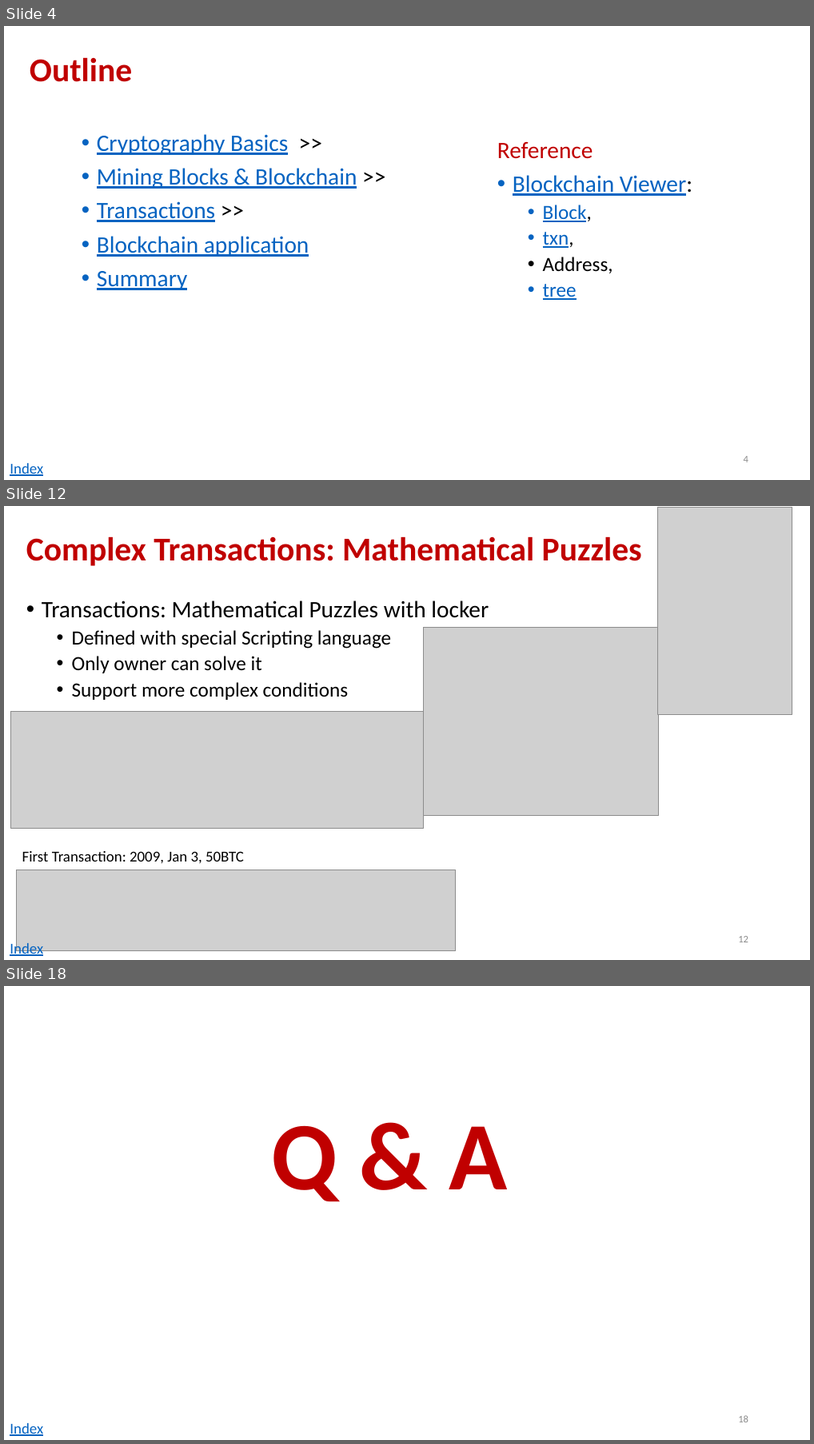
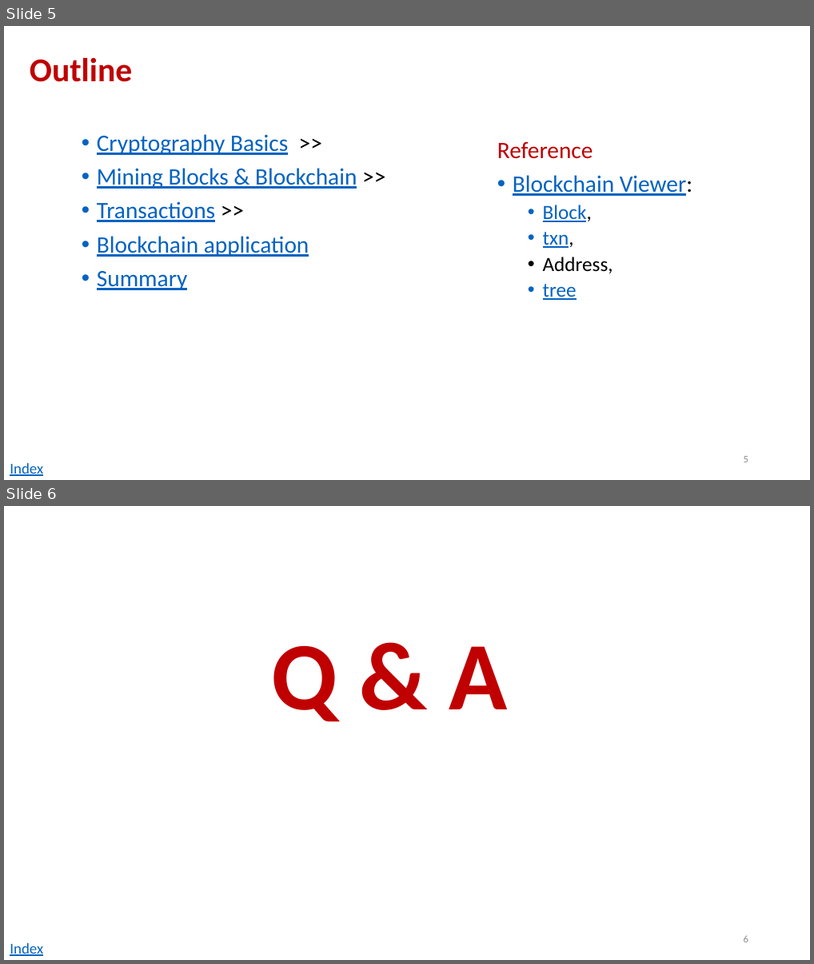
Before and after one commit to andyplusplus/blockchain, a slide deck: how_bitcoin_works/home.pptx. Shown one above the other, each under a label of ours: slides 4, 12 and 18 before the commit, slides 5 and 6 after it; the slides between them are not shown. The pictures are 814x1444 and 814x964 pixels, drawn with LibreOffice and Linux fonts; fonts in the diff are those of the drawing; grey boxes stand for pictures. Boxes give left, top, right and bottom in pixels: in the first picture for what was removed or moved away, otherwise in the second. Text is boxed around its words. In the diff, an @@ line names an element or a change of style, - is before the commit and + after.

```diff
--- a/how_bitcoin_works/home.pptx
+++ b/how_bitcoin_works/home.pptx
@@ slide 12 removed at (4, 506, 810, 960), background #FFFFFF @@
@@ picture removed at (658, 508, 792, 714) @@
@@ title removed at (26, 536, 642, 566) @@
-Complex Transactions: Mathematical Puzzles
@@ text removed at (42, 600, 489, 700) @@
-• Transactions: Mathematical Puzzles with locker
-  • Defined with special Scripting language
-  • Only owner can solve it
-  • Support more complex conditions
@@ picture removed at (423, 627, 658, 815) @@
@@ picture removed at (10, 712, 423, 828) @@
@@ text removed at (22, 851, 244, 863) @@
-First Transaction: 2009, Jan 3, 50BTC
@@ picture removed at (16, 869, 456, 951) @@
@@ page number removed at (738, 936, 749, 942) @@
-12
@@ text removed at (10, 940, 43, 957) @@
-Index
@@ what was slide 4 is now slide 5 @@
@@ page number at (744, 456, 749, 462): text changed @@
-4
+5
@@ what was slide 18 is now slide 6 @@
@@ page number at (744, 935, 749, 942): text changed @@
-18
+6
```
Also in this commit, not shown: 1 slide added, 12 other slides removed, 1 other file.
